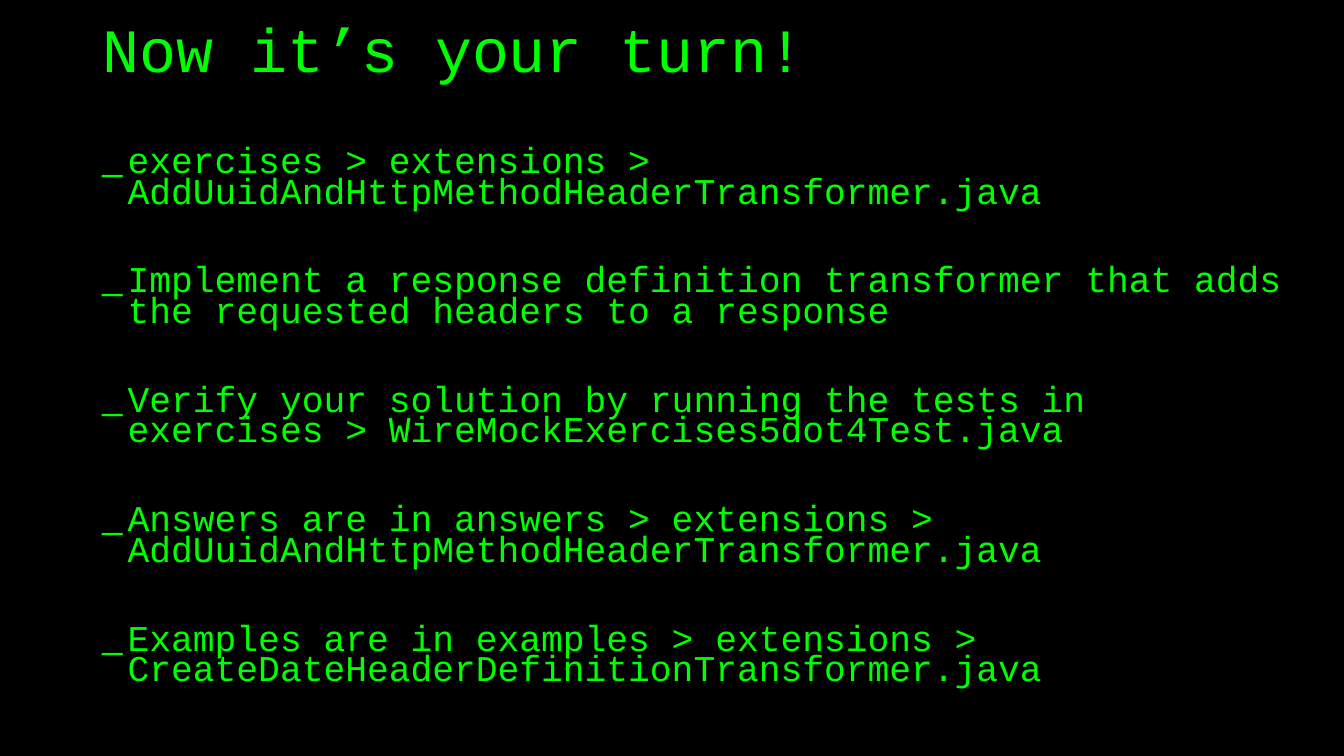
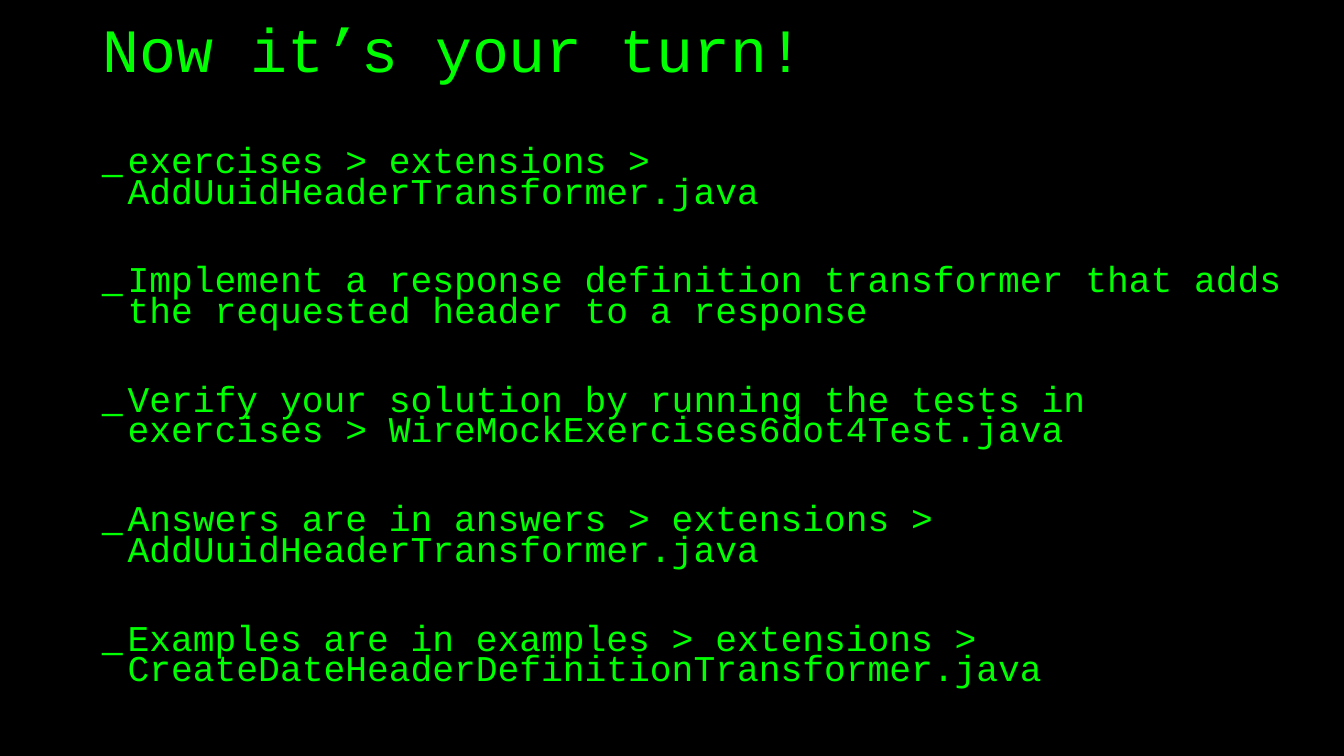
Before and after one commit to basdijkstra/wiremock-workshop, a slide deck: slide 84 of wiremock_workshop.pptx (slide 78 before the commit). Drawn at 1344x756 pixels with LibreOffice and Linux fonts; fonts in the diff are those of the drawing. Boxes give left, top, right and bottom in pixels: in the first picture for what was removed or moved away, otherwise in the second. Text is boxed around its words. In the diff, an @@ line names an element or a change of style, - is before the commit and + after.

```diff
--- a/wiremock_workshop.pptx
+++ b/wiremock_workshop.pptx
@@ text at [128,147,1281,570]: text changed @@
-_ exercises > extensions > AddUuidAndHttpMethodHeaderTransformer.java
-_ Implement a response definition transformer that adds the requested headers to a response
-_ Verify your solution by running the tests in exercises > WireMockExercises5dot4Test.java
-_ Answers are in answers > extensions > AddUuidAndHttpMethodHeaderTransformer.java
+_ exercises > extensions > AddUuidHeaderTransformer.java
+_ Implement a response definition transformer that adds the requested header to a response
+_ Verify your solution by running the tests in exercises > WireMockExercises6dot4Test.java
+_ Answers are in answers > extensions > AddUuidHeaderTransformer.java
```
Also in this commit, not shown: 19 other slides changed, 11 slides added, 5 slides removed, 2 other files.
